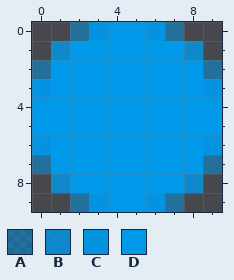
A pixel-art sprite gets an edit: assets/ship.png. The picture above was drawn from the file before the commit.
The file is 10x10 pixels. Pixels under 10% opacity are left out.
Palette (. is transparent): A #0098e980  B #0098e9d0  C #0098e9f0  D #0098e9
Pixels before, first column x 0:
 0 ..ACDDCA..
 1 .BDDDDDDB.
 2 ADDDDDDDDA
 3 CDDDDDDDDC
 4 DDDDDDDDDD
 5 DDDDDDDDDD
 6 CDDDDDDDDC
 7 ADDDDDDDDA
 8 .BDDDDDDB.
 9 ..ACDDCA..
The result:
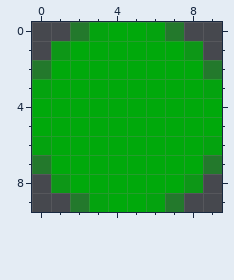
Changes in this commit:
colour A: #0098e980 -> #00a90b80
colour B: #0098e9d0 -> #00a90bd0
colour C: #0098e9f0 -> #00a90bf0
colour D: #0098e9 -> #00a90b
Where, in picture pixels (left, top, right, bottom), the same in both pictures:
changed: (32, 22, 222, 212)
